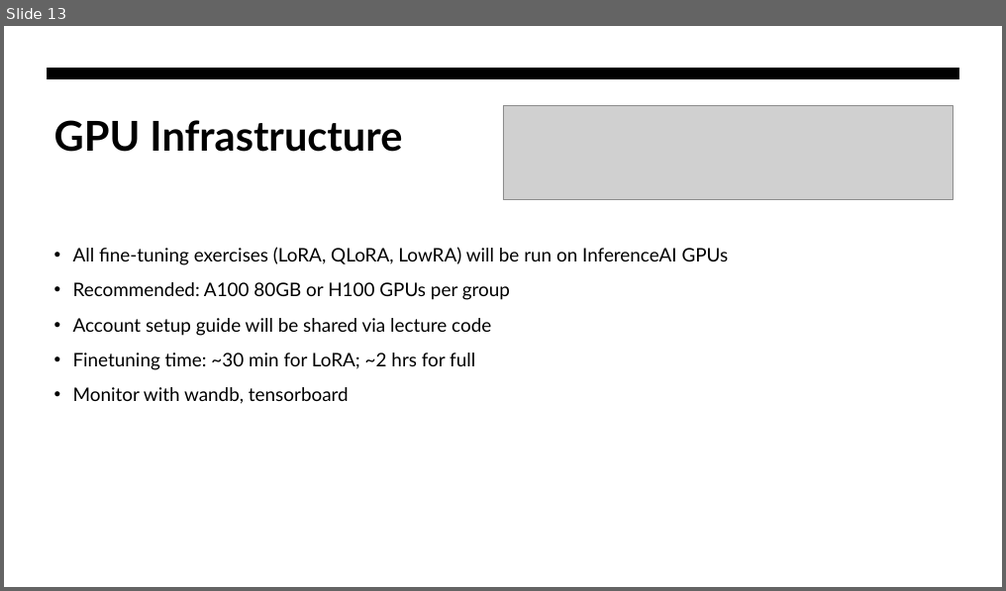
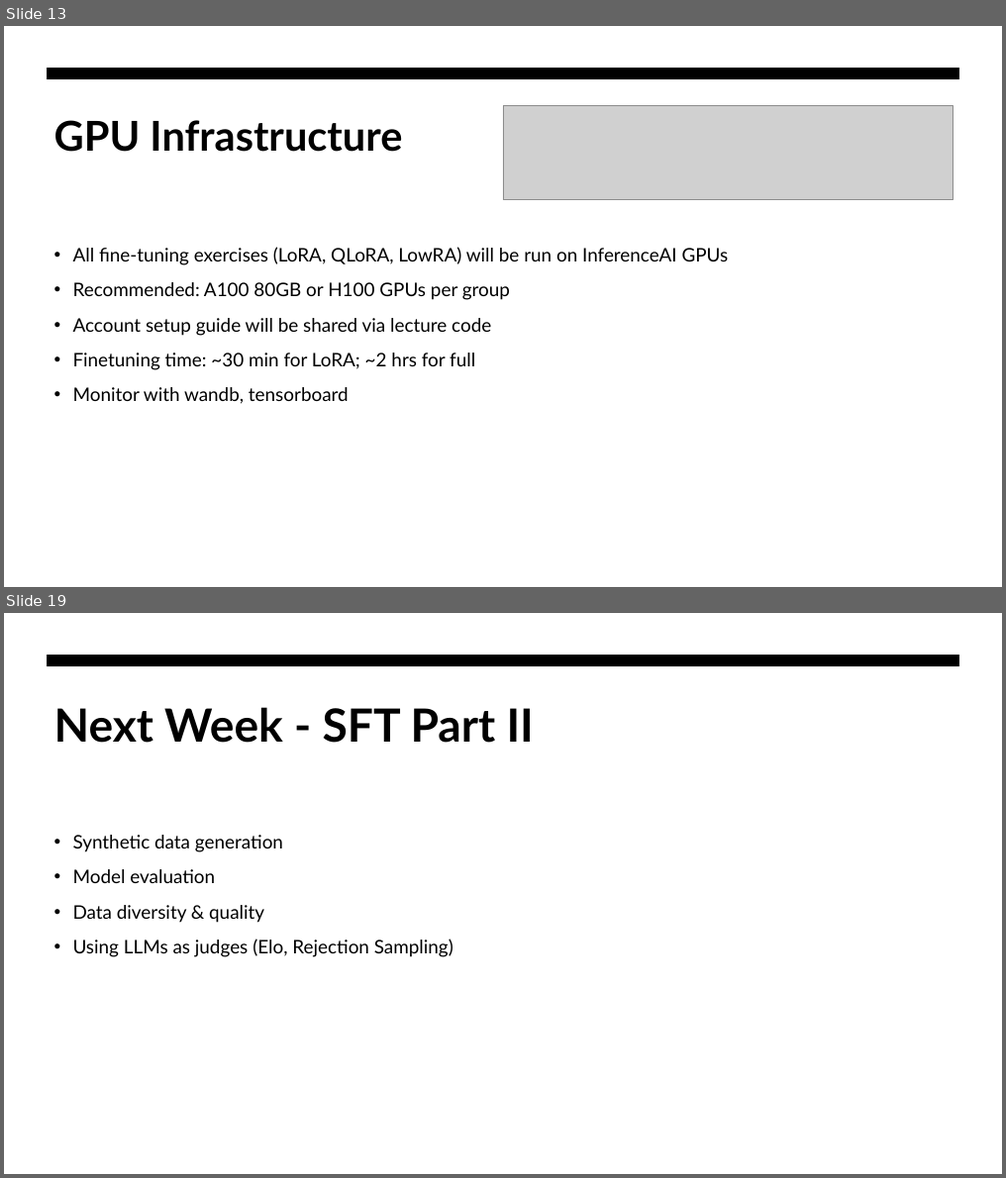
Before and after one commit to inference-ai-course/MLE_in_Gen_AI-Course, a slide deck: class5/Class_5_Presentation.pptx. Shown one above the other, each under a label of ours: slide 13 before the commit, slides 13 and 19 after it; the slides between them are not shown. The pictures are 1006x591 and 1006x1178 pixels, drawn with LibreOffice and Linux fonts; fonts in the diff are those of the drawing; grey boxes stand for pictures. Boxes give left, top, right and bottom in pixels: in the first picture for what was removed or moved away, otherwise in the second. Text is boxed around its words. In the diff, an @@ line names an element or a change of style, - is before the commit and + after.

Commit message:
add week 5 slide

```diff
--- a/class5/Class_5_Presentation.pptx
+++ b/class5/Class_5_Presentation.pptx
@@ slide 19 added at (x1=4, y1=613, x2=1002, y2=1174), background #FFFFFF; not listed: 1 template element that a slide beside it also shows @@
@@ title added at (x1=54, y1=707, x2=534, y2=743), 44 pt, text #000000, bold @@
+Next Week - SFT Part II
@@ text added at (x1=73, y1=835, x2=453, y2=958), 18 pt, text #000000 @@
+• Synthetic data generation
+• Model evaluation
+• Data diversity & quality
+• Using LLMs as judges (Elo, Rejection Sampling)
```
Also in this commit, not shown: 6 other slides added, 1 slide removed, 2 other files.
